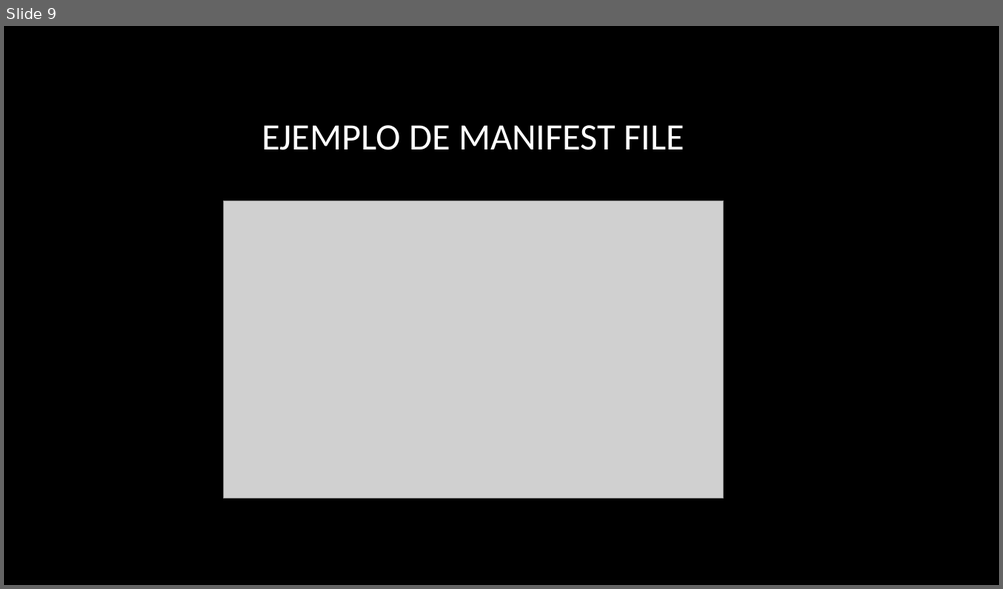
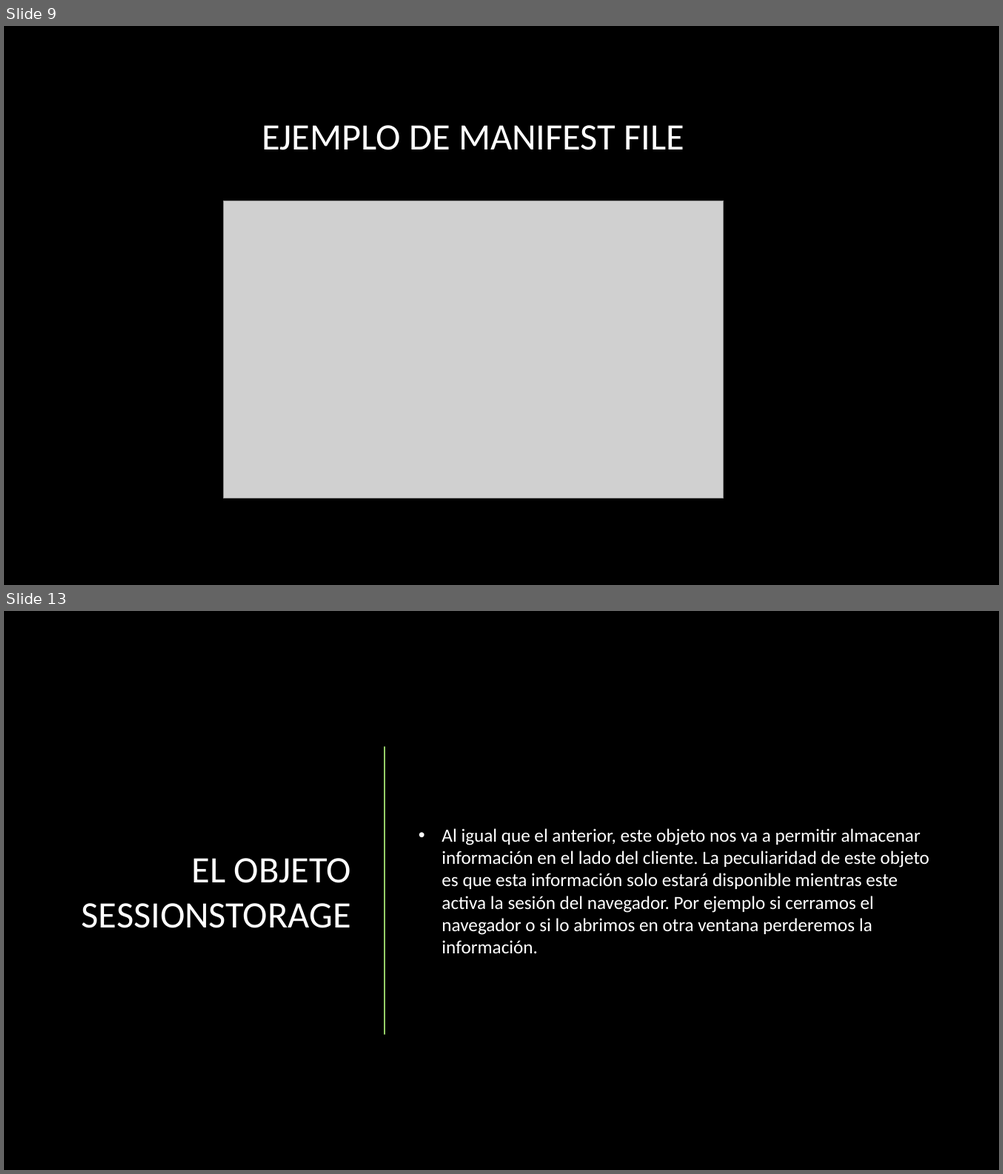
Before and after one commit to serdpa08/trabajoCaches, a slide deck: Trabajo almacenamiento cliente.pptx. Shown one above the other, each under a label of ours: slide 9 before the commit, slides 9 and 13 after it; the slides between them are not shown. The pictures are 1003x589 and 1003x1174 pixels, drawn with LibreOffice and Linux fonts; fonts in the diff are those of the drawing; grey boxes stand for pictures; background and template pictures are left out. Boxes give left, top, right and bottom in pixels: in the first picture for what was removed or moved away, otherwise in the second. Text is boxed around its words. In the diff, an @@ line names an element or a change of style, - is before the commit and + after.

```diff
--- a/Trabajo almacenamiento cliente.pptx
+++ b/Trabajo almacenamiento cliente.pptx
@@ slide 13 added at (x1=4, y1=611, x2=999, y2=1170), background picture (left out) @@
@@ line added from (384, 747) to (384, 1034), #94CE67 1.5 pt @@
@@ text added at (x1=441, y1=829, x2=929, y2=954), 18 pt, text #FFFFFF @@
+• Al igual que el anterior, este objeto nos va a permitir almacenar información en el lado del cliente. La peculiaridad de este objeto es que esta información solo estará disponible mientras este activa la sesión del navegador. Por ejemplo si cerramos el navegador o si lo abrimos en otra ventana perderemos la información.
@@ title added at (x1=82, y1=858, x2=351, y2=928), 36 pt, text #FFFFFF @@
+EL OBJETO SESSIONSTORAGE
```
Also in this commit, not shown: 1 slide changed, 5 other slides added, 1 other file.
